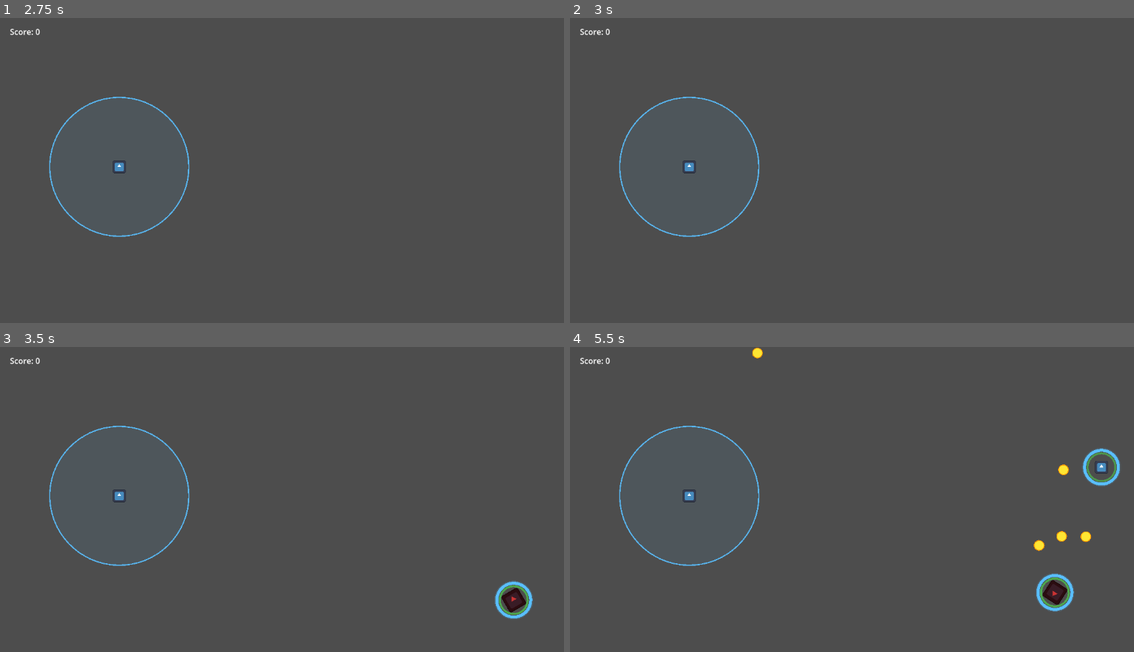
Above: before the commit, frames 1-4 (two rows, left to right).
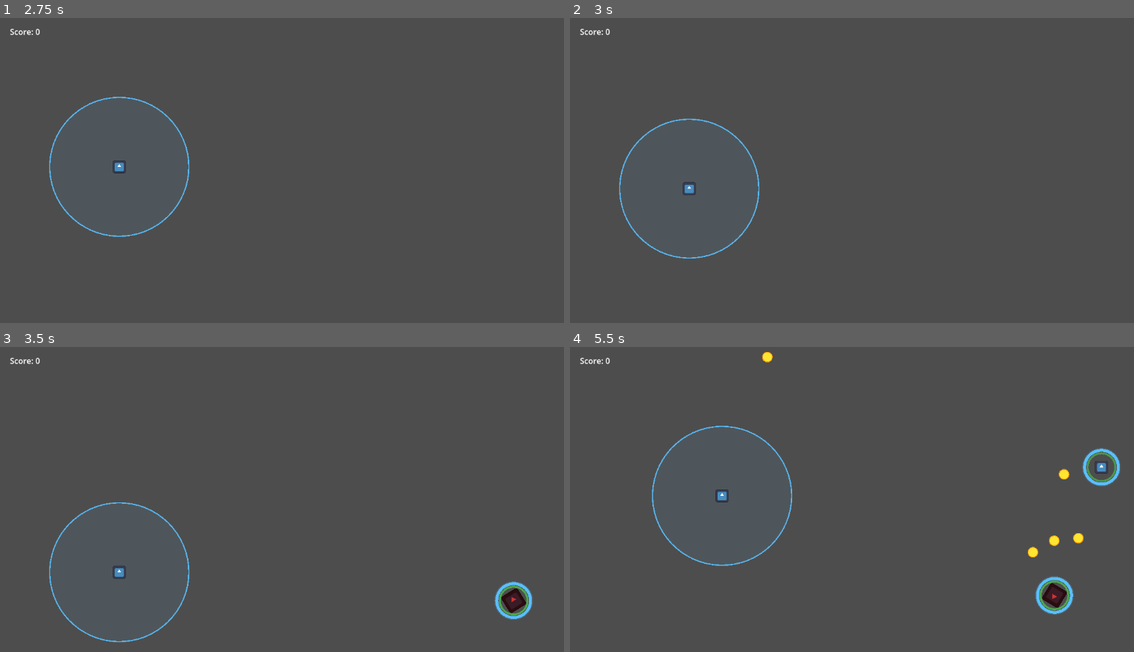
Above: after the commit, the same moments.

Repository: AgustinRamiroDiaz/just-metal-shapes
Game: Godot game, scene res://scenes/main_menu.tscn
Same seed, same stepped clock (60 frames per second), same inputs: the game is played once before the commit and once after it. The engine's default icon, where the game draws it, is replaced by a stand-in: a white triangle on a blue panel in a dark square.
Inputs:
- Up to frame 1 (2.75 s): tap Enter at 0.5 s; hold D (p1_right, bound only after the commit) 0.53-1.25 s; tap K (p2_down) at 0.6 s; click "Continue →" at 1.25 s; click "Start Game" at 2 s
- Up to frame 2 (3 s): tap Space at 2.75 s; hold S (p1_down, bound only after the commit) from 2.78 s (still down); tap J (p2_left) at 2.85 s
- Up to frame 3 (3.5 s): keep holding S (p1_down, bound only after the commit)
- Up to frame 4 (5.5 s): release S (p1_down, bound only after the commit) at 3.53 s; hold D (p1_right, bound only after the commit) 3.53-4.28 s; tap L (p2_right) at 3.6 s; hold W (p1_up, bound only after the commit) 4.28-5.03 s; tap I (p2_up) at 4.35 s; hold A (p1_left, bound only after the commit) from 5.03 s (still down); tap Enter at 5.1 s

Frame 1 is identical in both runs. In frame 2, 1.0% of the frame differs, in the area x 8-34%, y 25-79%; in frame 3, 1.1%; in frame 4, 2.0%, in the area x 8-93%, y 0-88%.

Commit message:
fix splitting

Diff:
--- a/main_level.tscn
+++ b/main_level.tscn
@@ -23,10 +23,3 @@
 theme_override_font_sizes/font_size = 48
 text = "GAME OVER"
 horizontal_alignment = 1
-
-[node name="HelpLabel" type="Label" parent="."]
-offset_left = 20.0
-offset_top = 750.0
-offset_right = 760.0
-offset_bottom = 786.0
-text = "P1: arrows/WASD (blue). P2: IJKL (orange). Same-color DPS is continuous while inside radius."
--- a/project.godot
+++ b/project.godot
@@ -21,6 +21,30 @@
 
 [input]
 
+p1_left={
+"deadzone": 0.5,
+"events": [Object(InputEventKey,"resource_local_to_scene":false,"resource_name":"","device":-1,"window_id":0,"alt_pressed":false,"shift_pressed":false,"ctrl_pressed":false,"meta_pressed":false,"pressed":false,"keycode":0,"physical_keycode":65,"key_label":0,"unicode":97,"location":0,"echo":false,"script":null),
+Object(InputEventKey,"resource_local_to_scene":false,"resource_name":"","device":-1,"window_id":0,"alt_pressed":false,"shift_pressed":false,"ctrl_pressed":false,"meta_pressed":false,"pressed":false,"keycode":0,"physical_keycode":4194319,"key_label":0,"unicode":0,"location":0,"echo":false,"script":null)
+]
+}
+p1_right={
+"deadzone": 0.5,
+"events": [Object(InputEventKey,"resource_local_to_scene":false,"resource_name":"","device":-1,"window_id":0,"alt_pressed":false,"shift_pressed":false,"ctrl_pressed":false,"meta_pressed":false,"pressed":false,"keycode":0,"physical_keycode":68,"key_label":0,"unicode":100,"location":0,"echo":false,"script":null),
+Object(InputEventKey,"resource_local_to_scene":false,"resource_name":"","device":-1,"window_id":0,"alt_pressed":false,"shift_pressed":false,"ctrl_pressed":false,"meta_pressed":false,"pressed":false,"keycode":0,"physical_keycode":4194321,"key_label":0,"unicode":0,"location":0,"echo":false,"script":null)
+]
+}
+p1_up={
+"deadzone": 0.5,
+"events": [Object(InputEventKey,"resource_local_to_scene":false,"resource_name":"","device":-1,"window_id":0,"alt_pressed":false,"shift_pressed":false,"ctrl_pressed":false,"meta_pressed":false,"pressed":false,"keycode":0,"physical_keycode":87,"key_label":0,"unicode":119,"location":0,"echo":false,"script":null),
+Object(InputEventKey,"resource_local_to_scene":false,"resource_name":"","device":-1,"window_id":0,"alt_pressed":false,"shift_pressed":false,"ctrl_pressed":false,"meta_pressed":false,"pressed":false,"keycode":0,"physical_keycode":4194320,"key_label":0,"unicode":0,"location":0,"echo":false,"script":null)
+]
+}
+p1_down={
+"deadzone": 0.5,
+"events": [Object(InputEventKey,"resource_local_to_scene":false,"resource_name":"","device":-1,"window_id":0,"alt_pressed":false,"shift_pressed":false,"ctrl_pressed":false,"meta_pressed":false,"pressed":false,"keycode":0,"physical_keycode":83,"key_label":0,"unicode":115,"location":0,"echo":false,"script":null),
+Object(InputEventKey,"resource_local_to_scene":false,"resource_name":"","device":-1,"window_id":0,"alt_pressed":false,"shift_pressed":false,"ctrl_pressed":false,"meta_pressed":false,"pressed":false,"keycode":0,"physical_keycode":4194322,"key_label":0,"unicode":0,"location":0,"echo":false,"script":null)
+]
+}
 p2_left={
 "deadzone": 0.5,
 "events": [Object(InputEventKey,"resource_local_to_scene":false,"resource_name":"","device":-1,"window_id":0,"alt_press …(192 unchanged characters)…
--- a/scripts/game_manager.gd
+++ b/scripts/game_manager.gd
@@ -56,7 +56,12 @@
 		p.position = spawn_positions[i]
 		p.team_color = cfg.color
 		p.input_type = cfg.input_type
-		if cfg.input_type == GameConfig.InputType.KEYBOARD2:
+		if cfg.input_type == GameConfig.InputType.KEYBOARD1:
+			p.move_left_action  = &"p1_left"
+			p.move_right_action = &"p1_right"
+			p.move_up_action    = &"p1_up"
+			p.move_down_action  = &"p1_down"
+		elif cfg.input_type == GameConfig.InputType.KEYBOARD2:
 			p.move_left_action  = &"p2_left"
 			p.move_right_action = &"p2_right"
 			p.move_up_action    = &"p2_up"
